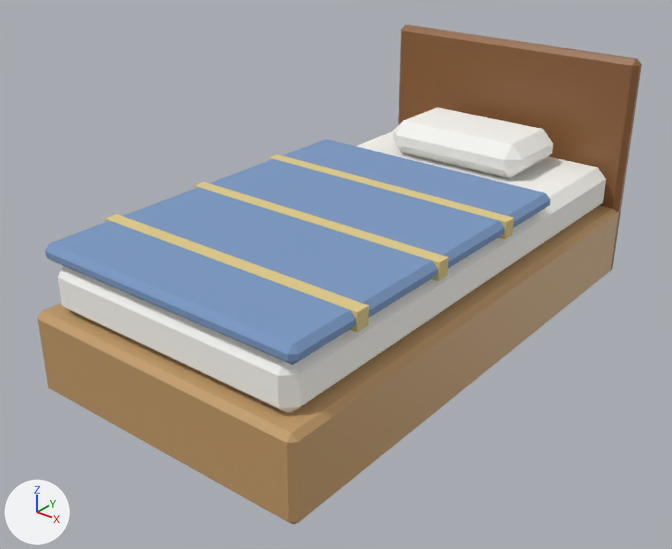
The glTF model assets/models/apartment/bed.glb: old version first, new version second.
Rendered twice from a 50 mm camera at (1.85, -2.48, 1.81) aimed at (-0.02, -0.13, 0.36). Lighting does not change. The marker at lower left points along +X, +Y and +Z. The picture after the commit comes second. Vertices at exactly the same position are counted once.

In view in the first picture: 'bed'.
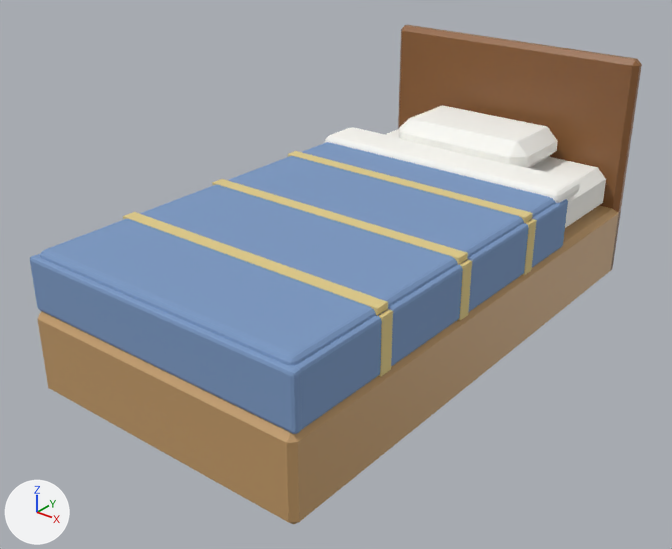
What the commit changed:
me_cube_069 is used by ob_bed; location (0.0, 0.0, 0.0).
me_cube_069 had 144 vertices, 256 faces and spanned x -0.55..0.55, y -1.02..1.03, z 0.1..1.0.
me_cube_069 now has 512 vertices, 952 faces and spans x -0.55..0.55, y -1.02..1.03, z 0.1..1.0.
me_cube_069 part 1: the loose piece of 24 vertices spanning x -0.3..0.3, y 0.55..0.9, z 0.57..0.71 is moved by (0.0, 0.04, 0.0).
me_cube_069 part 2: the loose piece of 8 vertices spanning x -0.52..0.52, y -0.72..-0.68, z 0.57..0.63 is moved by (0.0, 0.08, -0.01).
me_cube_069 part 3: a new loose piece, a box spanning x 0.513..0.549, y -0.645..-0.595, z 0.4..0.59, in mat_quilt2 (yellow #e1cb89).
me_cube_069 part 4: the loose piece of 8 vertices spanning x -0.52..0.52, y -0.33..-0.28, z 0.57..0.63 is moved by (0.0, 0.1, -0.01).
me_cube_069 part 5: a new loose piece, a box spanning x 0.513..0.549, y -0.225..-0.175, z 0.4..0.59, in mat_quilt2 (yellow #e1cb89).
me_cube_069 part 6: the loose piece of 8 vertices spanning x -0.52..0.52, y 0.08..0.12, z 0.57..0.63 is moved by (0.0, 0.12, -0.01).
me_cube_069 part 7: a new loose piece, a box spanning x 0.513..0.549, y 0.195..0.245, z 0.4..0.59, in mat_quilt2 (yellow #e1cb89).
me_cube_069 part 8: a new loose piece of 96 vertices spanning x -0.54..0.54, y 0.42..0.62, z 0.57..0.63, in mat_lace (white #faf9f3).
me_cube_069 part 9: a new loose piece of 56 vertices spanning x 0.51..0.55, y -1.0..0.5, z 0.4..0.59, in mat_quilt (blue #7c99c4).
me_cube_069 part 10: a new loose piece of 56 vertices spanning x -0.55..0.55, y -1.01..-0.98, z 0.4..0.59, in mat_quilt (blue #7c99c4).
Part 11, on me_cube_069:
19 vertices are removed from x -0.52..0.52, y -0.98..0.42, z 0.57..0.63.
43 faces are deleted.
3 vertices move from x -0.5..0.52, y -0.96, z 0.59..0.63 to x -0.52..0.52, y -0.99..-0.98, z 0.6.
61 vertices are added at x -0.53..0.53, y -1.0..0.5, z 0.56..0.61.
14 new vertices lie (0.0, 1.45, 0.0) away from vertices in x -0.53..0.53, y -0.97, z 0.56..0.61.
155 new faces join them, mat_quilt (blue #7c99c4).
Other edits to the shape of me_cube_069 do not show in these pictures.

Boxes (x1, y1, x2, y2) around the edits, measured in the pictures (672 x 549 px; the box of a moved part takes in the faces that stretch with it):
'bed', reshaped
    before: (37, 25, 642, 524)
    after: (30, 25, 642, 524)
part 1 of me_cube_069, moved or reshaped
    before: (393, 107, 553, 179)
    after: (399, 105, 558, 168)
part 2 of me_cube_069, moved or reshaped
    before: (105, 214, 369, 333)
    after: (123, 212, 388, 315)
part 3 of me_cube_069, added (yellow)
    after: (377, 309, 393, 377)
part 4 of me_cube_069, moved or reshaped
    before: (194, 182, 449, 281)
    after: (212, 179, 468, 265)
part 5 of me_cube_069, added (yellow)
    after: (458, 260, 472, 321)
part 6 of me_cube_069, moved or reshaped
    before: (269, 154, 514, 239)
    after: (288, 151, 533, 223)
part 7 of me_cube_069, added
    after: (522, 219, 537, 275)
part 8 of me_cube_069, added
    after: (325, 127, 580, 203)
part 9 of me_cube_069, added (blue)
    after: (293, 199, 568, 429)
part 10 of me_cube_069, added (blue)
    after: (30, 255, 302, 434)
part 11 of me_cube_069, cut back
    before: (45, 139, 550, 365)
    after: (40, 142, 556, 366)
